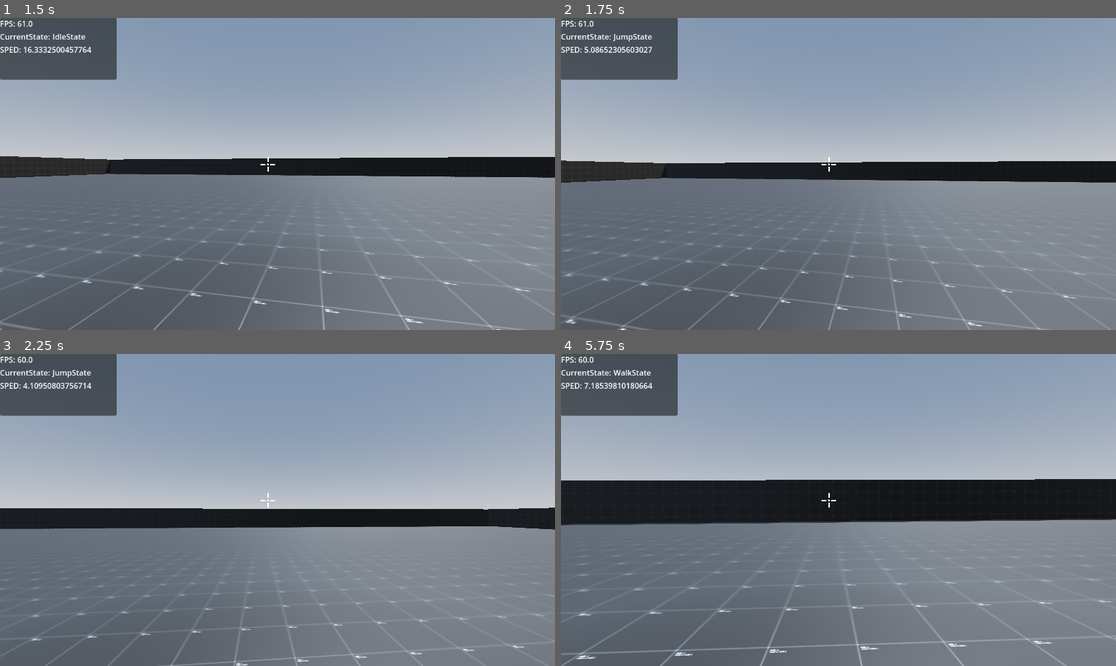
Above: before the commit, frames 1-4 (two rows, left to right).
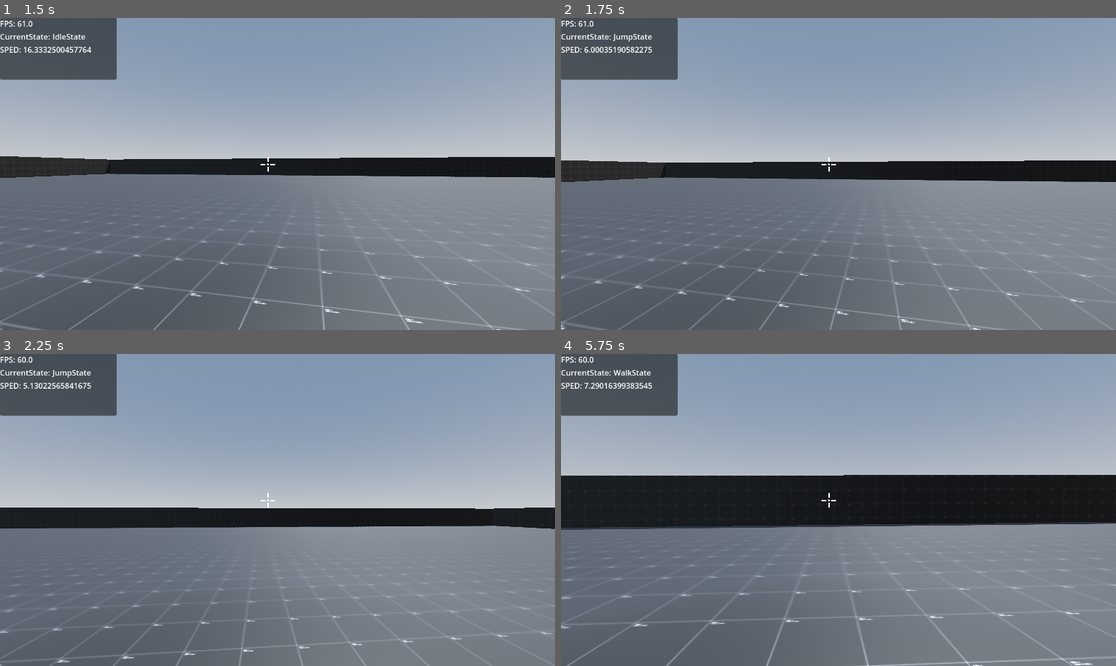
Above: after the commit, the same moments.

Repository: indieAYUSH/Godot-4.X-FPS-CONTROLLER-WITH-STATE-MACHINE-AND-INTERACTION-SYSTEM
Game: Godot game, scene res://Demo/prototyping_demo.tscn
The game is run twice, just before and just after one commit, with the same random seed, the same clock (stepped at 60 frames per second) and the same inputs.
Inputs (mouse positions are in pixels of both pictures, inside the frame that each line leads up to):
- Up to frame 1 (1.5 s): move the mouse to (305, 174) at 0.52 s; hold E (interact) 0.53-1.28 s; hold W (forward) from 0.53 s (still down); tap Space (jump) at 0.77 s; tap Shift (sprint) at 0.8, 1.35 s; move the mouse to (249, 174) at 1.27 s
- Up to frame 2 (1.75 s): keep holding W (forward); tap Space (jump) at 1.52 s; tap E (interact) at 1.55 s
- Up to frame 3 (2.25 s): keep holding W (forward); move the mouse to (288, 503) at 2.02 s; hold Shift (sprint) from 2.03 s (still down); tap S (baackward) at 2.1 s
- Up to frame 4 (5.75 s): keep holding W (forward); move the mouse to (832, 516) at 2.77 s; release Shift (sprint) at 2.78 s; tap C (crouch) at 2.85 s; tap Space (jump) at 3.02, 3.77, 4.52 s; tap E (interact) at 3.05, 4.55 s; move the mouse to (877, 513) at 3.52 s; hold E (interact) 3.53-4.28 s; tap Shift (sprint) at 3.8, 4.35, 5.3 s; move the mouse to (794, 506) at 4.27 s; move the mouse to (844, 510) at 5.02 s; hold E (interact) from 5.03 s (still down)

Frame 1 is identical in both runs. In frame 2, 1.7% of the frame differs, in the area x 0-100%, y 9-100%; in frame 3, 1.8%; in frame 4, 5.5%.

Commit message:
minor state bug fixes
sprint state transition bug got fixed and door context menu UI got fixed

Diff:
--- a/(-fsm)--fpp-controller-v2/Demo/enviroment_object/rotating_doors.tscn
+++ b/(-fsm)--fpp-controller-v2/Demo/enviroment_object/rotating_doors.tscn
@@ -4,22 +4,6 @@
 [ext_resource type="Script" uid="uid://pdgu0t75jx23" path="res://InterractionSystem/scripts/InteractionComponent.gd" id="2_gvebf"]
 [ext_resource type="Script" uid="uid://de4h7qj4u7jy3" path="res://Demo/enviroment_object/scripts/AnimatableDoors.gd" id="2_x2vnr"]
 [ext_resource type="Script" uid="uid://d0bdsxl84aamu" path="res://InterractionSystem/scripts/DoorComponenet.gd" id="3_odrwl"]
-
-[sub_resource type="Animation" id="Animation_um23q"]
-resource_name = "open"
-length = 0.4
-tracks/0/type = "value"
-tracks/0/imported = false
-tracks/0/enabled = true
-tracks/0/path = NodePath("AnimatableBody3D:rotation")
-tracks/0/interp = 1
-tracks/0/loop_wrap = true
-tracks/0/keys = {
-"times": PackedFloat32Array(0, 0.39926067),
-"transitions": PackedFloat32Array(1.5691684, 1),
-"update": 0,
-"values": [Vector3(0, 0, 0), Vector3(0, 1.5707964, 0)]
-}
 
 [sub_resource type="Animation" id="Animation_ln7ar"]
 length = 0.001
@@ -50,6 +34,22 @@
 "transitions": PackedFloat32Array(1.4142138, 1),
 "update": 0,
 "values": [Vector3(0, 1.5707964, 0), Vector3(0, 0, 0)]
+}
+
+[sub_resource type="Animation" id="Animation_um23q"]
+resource_name = "open"
+length = 0.4
+tracks/0/type = "value"
+tracks/0/imported = false
+tracks/0/enabled = true
+tracks/0/path = NodePath("AnimatableBody3D:rotation")
+tracks/0/interp = 1
+tracks/0/loop_wrap = true
+tracks/0/keys = {
+"times": PackedFloat32Array(0, 0.39926067),
+"transitions": PackedFloat32Array(1.5691684, 1),
+"update": 0,
+"values": [Vector3(0, 0, 0), Vector3(0, 1.5707964, 0)]
 }
 
 [sub_resource type="AnimationLibrary" id="AnimationLibrary_iydeh"]
--- a/(-fsm)--fpp-controller-v2/InterractionSystem/scripts/DoorComponenet.gd
+++ b/(-fsm)--fpp-controller-v2/InterractionSystem/scripts/DoorComponenet.gd
@@ -30,3 +30,4 @@
 			is_open = true
 	if  Interaction_Component:
 		Interaction_Component.input_prompt = input_prompt_override
+		MessageBus.UpdateContextMenu.emit(Interaction_Component.override ,Interaction_Component.input_icon , Interaction_Component.input_prompt)
--- a/(-fsm)--fpp-controller-v2/player/scene/player.tscn
+++ b/(-fsm)--fpp-controller-v2/player/scene/player.tscn
@@ -1,12 +1,12 @@
-[gd_scene load_steps=27 format=3 uid="uid://5ym40qt2aau8"]
+[gd_scene load_steps=28 format=3 uid="uid://5ym40qt2aau8"]
 
 [ext_resource type="Script" uid="uid://bcqieithuf66l" path="res://player/scripts/player.gd" id="1_qvlqn"]
-[ext_resource type="Script" uid="uid://boivvjeleq8ja" path="res://player/scripts/camera_controller_component.gd" id="2_8p4p3"]
-[ext_resource type="Script" uid="uid://bmpd60tvtu81a" path="res://player/scripts/mouse_controller_component.gd" id="3_4eyqk"]
+[ext_resource type="Script" uid="uid://boivvjeleq8ja" path="res://player/scripts/Components/camera_controller_component.gd" id="2_8p4p3"]
+[ext_resource type="Script" uid="uid://bmpd60tvtu81a" path="res://player/scripts/Components/mouse_controller_component.gd" id="3_4eyqk"]
 [ext_resource type="Script" uid="uid://c8jv7ncgkeitl" path="res://player/scripts/camera_juice.gd" id="3_iqofo"]
 [ext_resource type="Script" uid="uid://2ykdhxibejv1" path="res://StateMachine/StateMachine.gd" id="4_gp3q6"]
 [ext_resource type="Script" uid="uid://drihlu2omkt26" path="res://player/states/IdleState.gd" id="5_tblmv"]
-[ext_resource type="Script" uid="uid://c2wa73ft7dn5e" path="res://player/scripts/interraction_ray_cast.gd" id="5_vd5ca"]
+[ext_resource type="Script" uid="uid://c2wa73ft7dn5e" path="res://player/scripts/Components/interraction_ray_cast.gd" id="5_vd5ca"]
 [ext_resource type="Script" uid="uid://lvw0vibdw22k" path="res://player/states/walk_state.gd" id="6_tblmv"]
 [ext_resource type="Script" uid="uid://dbavcwgvqyiyg" path="res://player/states/sprint_state.gd" id="7_263ev"]
 [ext_resource type="Script" uid="uid://b2ooi5fi6jx7j" path="res://Other scripts/UI/debug_ui.gd" id="7_tblmv"]
@@ -14,6 +14,7 @@
 [ext_resource type="Script" uid="uid://ddvfv5vhdy10b" path="res://player/states/jump_state.gd" id="9_hu6bb"]
 [ext_resource type="Script" uid="uid://crxjj3fe1x0vl" path="res://player/states/slide_state.gd" id="10_nfsas"]
 [ext_resource type="Script" uid="uid://c86tuupwad5vx" path="res://player/UI/scripts/ui_crosshair.gd" id="13_h4jra"]
+[ext_resource type="Script" uid="uid://bdb24wwkuvnvt" path="res://player/states/PlayerMovementState.gd" id="13_xsu4s"]
 [ext_resource type="Script" uid="uid://5m01qnp13x5q" path="res://Other scripts/UI/context_component.gd" id="15_gn08s"]
 [ext_resource type="Texture2D" uid="uid://c2p4g2rmg3711" path="res://Assests/keyboard_e.svg" id="16_v58eg"]
 [ext_resource type="FontFile" uid="uid://3op67rxtj0f6" path="res://Assests/roboto/Roboto-Black.ttf" id="17_xkm3v"]
@@ -228,6 +229,10 @@
 [node name="SlideState" type="Node" parent="PlayerStateMachine" node_paths=PackedStringArray("camera")]
 script = ExtResource("10_nfsas")
 camera = NodePath("../../head/CameraControllerComponent/CameraJuice/rot_pivot/Camera3D")
+metadata/_custom_type_script = "uid://bdb24wwkuvnvt"
+
+[node name="FallingState" type="Node" parent="PlayerStateMachine"]
+script = ExtResource("13_xsu4s")
 metadata/_custom_type_script = "uid://bdb24wwkuvnvt"
 
 [node name="Debug_ui" type="CanvasLayer" parent="." node_paths=PackedStringArray("PLayer")]
--- a/(-fsm)--fpp-controller-v2/player/states/crouch_state.gd
+++ b/(-fsm)--fpp-controller-v2/player/states/crouch_state.gd
@@ -3,7 +3,7 @@
 @export_category("Movement vars")
 @export var speed : float = 4.5
 @export var acceleration : float = 0.15
-@export var deacceleration : float  = 0.25
+@export var deacceleration : float  = 0.3
 
 @export var toggle_crouch : bool
 
--- a/(-fsm)--fpp-controller-v2/player/states/jump_state.gd
+++ b/(-fsm)--fpp-controller-v2/player/states/jump_state.gd
@@ -4,7 +4,7 @@
 @export var speed : float = 6.0
 @export var acceleration : float = 0.15
 @export var deacceleration : float  = 0.25
-@export var InputMultiplier : float = 0.65
+@export var InputMultiplier : float = 0.85
 
 func enter()->void:
 	Player.velocity.y += jump_force
--- a/(-fsm)--fpp-controller-v2/player/states/sprint_state.gd
+++ b/(-fsm)--fpp-controller-v2/player/states/sprint_state.gd
@@ -3,7 +3,7 @@
 @export_category("Movement vars")
 @export var speed : float = 11.0
 @export var acceleration : float = 0.15
-@export var deacceleration : float  = 0.25
+@export var deacceleration : float  = 0.3
 @export var fov_change : float = 8.0
 
 
@@ -20,7 +20,7 @@
 
 
 func _update(delta : float) -> void:
-	if not Input.is_action_pressed("sprint"):
+	if not Input.is_action_pressed("sprint") or Player.input_dir == Vector2.ZERO:
 		change_state.emit("WalkState")
 
 	if Input.is_action_just_pressed("jump") and Player.is_on_floor():
--- a/(-fsm)--fpp-controller-v2/player/states/walk_state.gd
+++ b/(-fsm)--fpp-controller-v2/player/states/walk_state.gd
@@ -3,7 +3,7 @@
 @export_category("Movement vars")
 @export var speed : float = 7.5
 @export var acceleration : float = 0.15
-@export var deacceleration : float  = 0.25
+@export var deacceleration : float  = 0.3
 
 
 func _update(delta:float):
Renamed: (-fsm)--fpp-controller-v2/player/scripts/camera_controller_component.gd -> (-fsm)--fpp-controller-v2/player/scripts/Components/camera_controller_component.gd
Renamed: (-fsm)--fpp-controller-v2/player/scripts/camera_controller_component.gd.uid -> (-fsm)--fpp-controller-v2/player/scripts/Components/camera_controller_component.gd.uid
Renamed: (-fsm)--fpp-controller-v2/player/scripts/interraction_ray_cast.gd -> (-fsm)--fpp-controller-v2/player/scripts/Components/interraction_ray_cast.gd
Renamed: (-fsm)--fpp-controller-v2/player/scripts/interraction_ray_cast.gd.uid -> (-fsm)--fpp-controller-v2/player/scripts/Components/interraction_ray_cast.gd.uid
Renamed: (-fsm)--fpp-controller-v2/player/scripts/mouse_controller_component.gd -> (-fsm)--fpp-controller-v2/player/scripts/Components/mouse_controller_component.gd
Renamed: (-fsm)--fpp-controller-v2/player/scripts/mouse_controller_component.gd.uid -> (-fsm)--fpp-controller-v2/player/scripts/Components/mouse_controller_component.gd.uid
